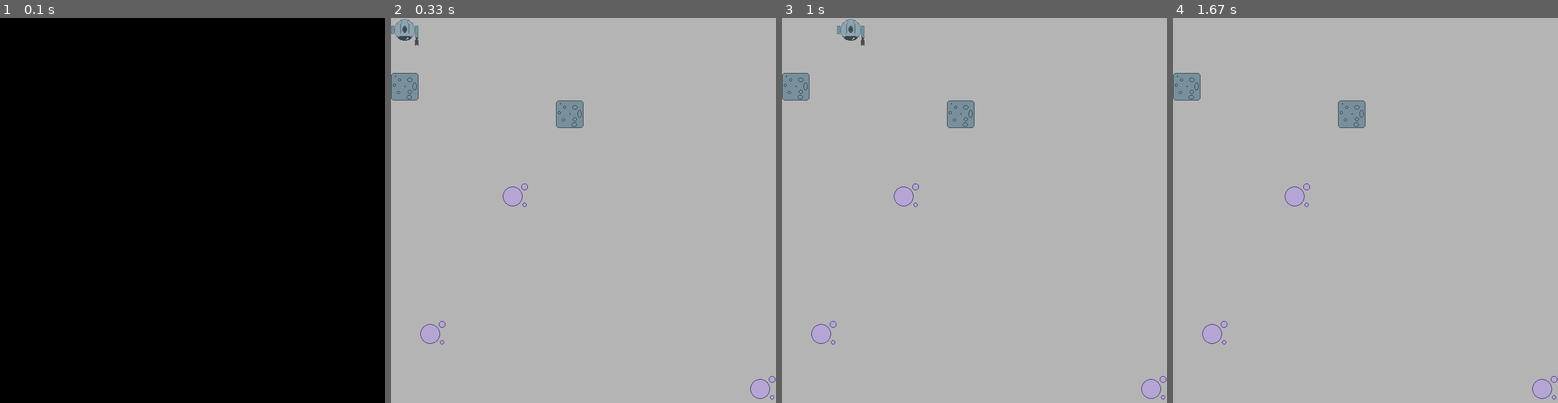
Above: before the commit, frames 1-4 (left to right).
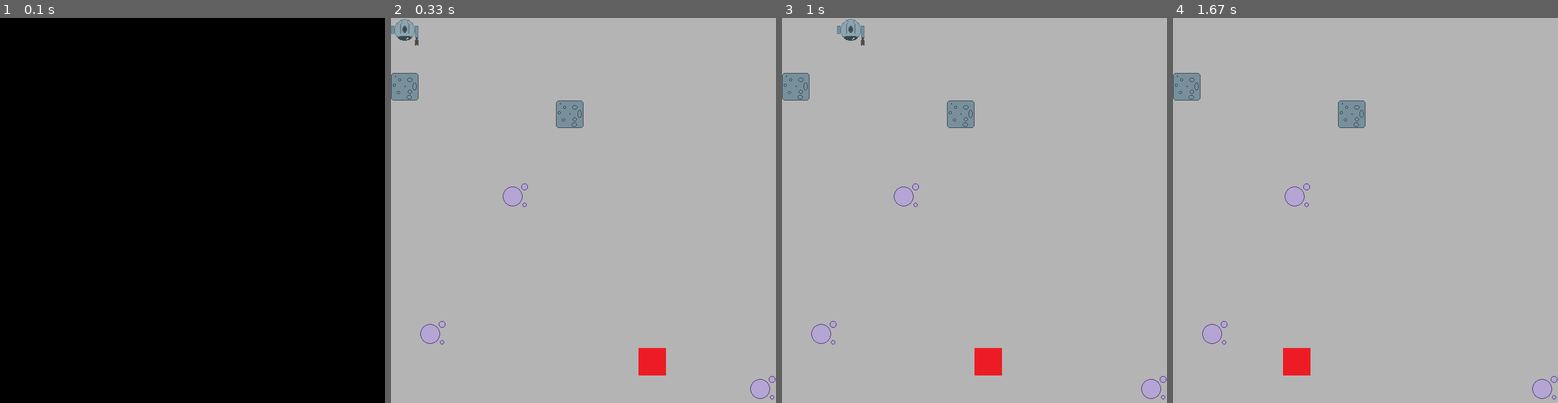
Above: after the commit, the same moments.

Repository: SkanixDev/project-pygame-nsi
Game: pygame game, started from index.py
The game is run twice, just before and just after one commit, with the same random seed, the same clock (stepped at 60 frames per second) and the same inputs.
Inputs:
- Up to frame 1 (0.1 s): no input
- Up to frame 2 (0.33 s): no input
- Up to frame 3 (1 s): hold Right 0.33-0.8 s; hold Up from 0.83 s (still down)
- Up to frame 4 (1.67 s): release Up at 1.3 s; hold Right from 1.33 s (still down)

Frame 1 is identical in both runs. In frame 2, 0.5% of the frame differs, in the area x 64-72%, y 85-93%; in frame 3, 0.5%; in frame 4, 0.5%.

Commit message:
✨ - Ajout des ennemis

Diff:
--- a/index.py
+++ b/index.py
@@ -44,12 +44,20 @@
     [0,0,0,0,0,0,0,0,0,0,0,0,0,0],
     [0,0,0,0,0,0,0,0,0,0,0,0,0,0],
 ]
+enemy_test = [{
+    'type_enemy': 0, # 0 = red block
+    'start': [9,12],
+    'end': [0,12],
+    'x': 10,
+    'y': 12,
+}]
 
 
 # Chargements des assets
 # - Backgrounds (list of all background with name 'fond1','fond2',...)
 bgs = [pygame.image.load('assets/backgrounds/fond_lune_1.png'),pygame.image.load('assets/backgrounds/fond_lune_2.png')]
 objects = [pygame.image.load('assets/objects/vide.png'),pygame.image.load('assets/objects/rocher.png')]
+enemies = [pygame.image.load('assets/enemies/redblock.png')]
 
 # Dessin du fond
 def draw_background():
@@ -62,6 +70,11 @@
     for row in range(14):
         for column in range(14):
             window.blit(objects[object_test[row][column]],(column*46,row*46))
+
+# Dessin des ennemis
+def draw_enemies():
+    for enemy in enemy_test:
+        window.blit(enemies[enemy['type_enemy']],(enemy['x']*46,enemy['y']*46))
 
 # Classe personnage
 class Player:
@@ -81,11 +94,27 @@
         return (int(self.x/46),int(self.y/46))
 
 
+# Mise à jour des ennemis
+def update_enemy(enemy):
+    if enemy['x'] == enemy['end'][0] and enemy['y'] == enemy['end'][1]:
+        enemy['end'],enemy['start'] = enemy['start'],enemy['end']
+    else:
+        if enemy['x'] > enemy['end'][0]:
+            enemy['x'] -= 1
+        if enemy['x'] < enemy['end'][0]:
+            enemy['x'] += 1
+        if enemy['y'] > enemy['end'][1]:
+            enemy['y'] -= 1
+        if enemy['y'] < enemy['end'][1]:
+            enemy['y'] += 1
+
+
 # Définition des instances
 player = Player(0,0)
 clock = pygame.time.Clock()
 draw_background()
 draw_objects()
+draw_enemies()
 
 # Game loop
 running = True
@@ -100,18 +129,25 @@
     # déplacement
     keys = pygame.key.get_pressed()
     if keys[pygame.K_UP]:
-        player.deplacer(0,-1)
+        if object_test[player.get_position()[1]-1][player.get_position()[0]] == 0:
+            player.deplacer(0,-1)
     if keys[pygame.K_DOWN]:
-        player.deplacer(0,1)
+        if object_test[player.get_position()[1]+1][player.get_position()[0]] == 0:
+            player.deplacer(0,1)
     if keys[pygame.K_LEFT]:
-        player.deplacer(-1,0)
+        if object_test[player.get_position()[1]][player.get_position()[0]-1] == 0:
+            player.deplacer(-1,0)
     if keys[pygame.K_RIGHT]:
-        player.deplacer(1,0)
+        if object_test[player.get_position()[1]][player.get_position()[0]+1] == 0:
+            player.deplacer(1,0)
 
-    print(player.get_position())
+    # Update enemies
+    update_enemy(enemy_test[0])
+
     # Draw
     draw_background()
     draw_objects()
+    draw_enemies()
     player.dessiner(window)
     pygame.display.flip()
 
Binary file added: assets/enemies/redblock.png
